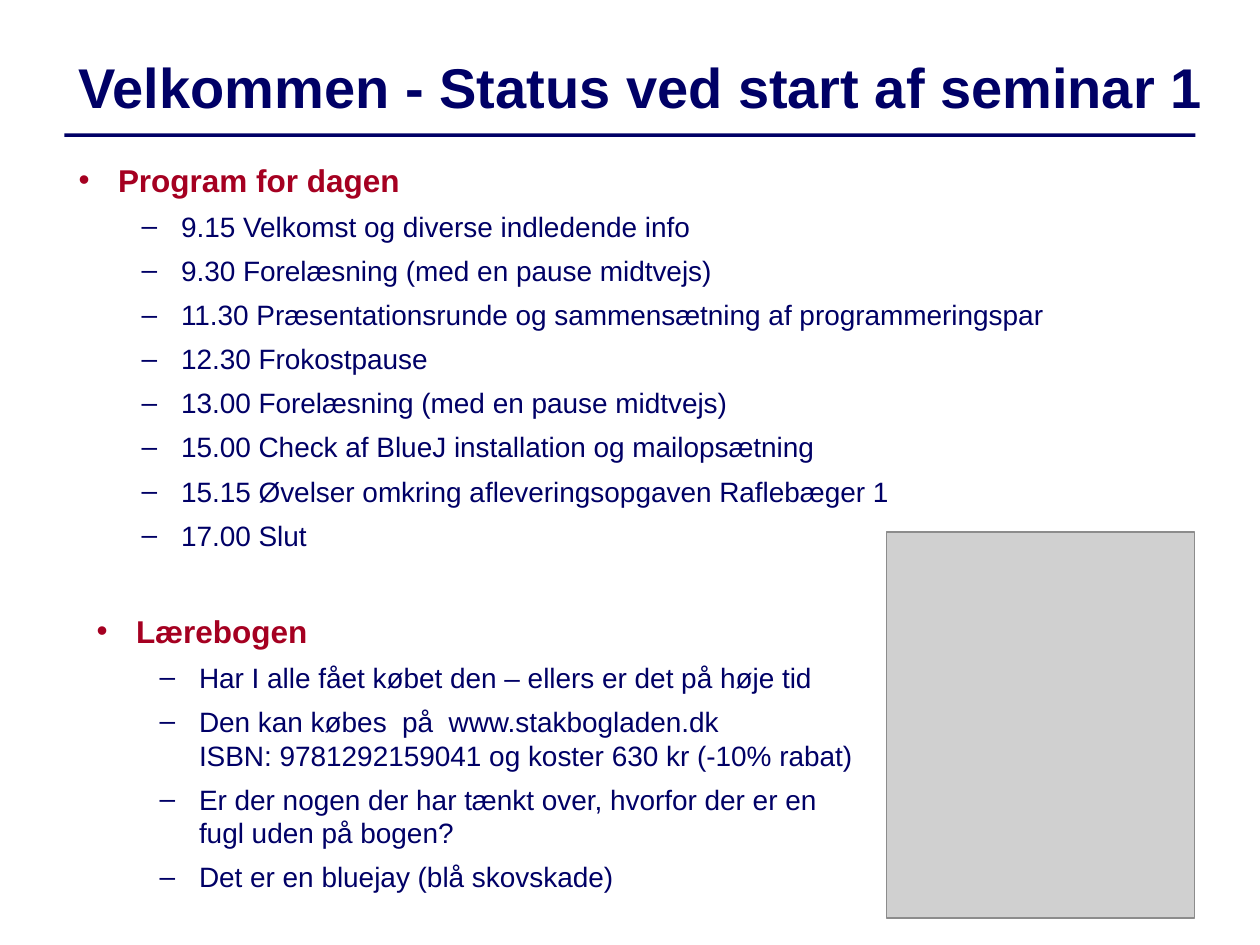
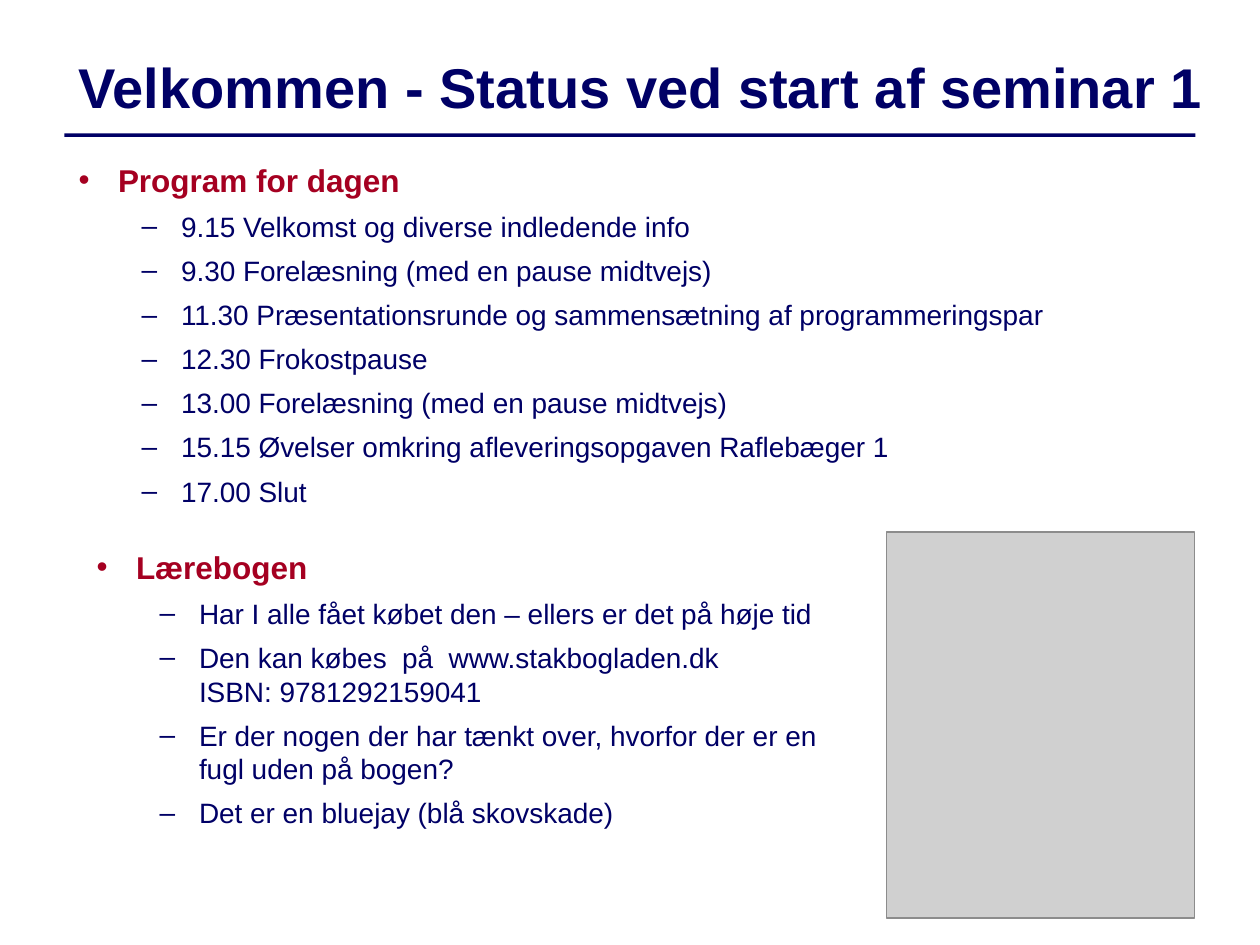
Before and after one commit to IntProgAU/Materiale, a slide deck: slide 1 of web/g25/status/Status1.pptx. Drawn at 1260x945 pixels with LibreOffice and Linux fonts; fonts in the diff are those of the drawing; grey boxes stand for pictures. Boxes give left, top, right and bottom in pixels: in the first picture for what was removed or moved away, otherwise in the second. Text is boxed around its words. In the diff, an @@ line names an element or a change of style, - is before the commit and + after.

```diff
--- a/web/g25/status/Status1.pptx
+++ b/web/g25/status/Status1.pptx
@@ text at box(181, 436, 814, 463): paragraph removed @@
-  – 15.00 Check af BlueJ installation og mailopsætning
@@ text "Lærebogen": place and size @@
-text "Lærebogen" at box(136, 620, 852, 893)
+text "Lærebogen" at box(136, 556, 816, 829)
@@ text at box(199, 646, 719, 703): text changed @@
-  – Den kan købes på www.stakbogladen.dk
-    ISBN: 9781292159041 og koster 630 kr (-10% rabat)
+  – Den kan købes på www.stakbogladen.dk
+    ISBN: 9781292159041
```
Also in this commit, not shown: 8 other slides changed, 1 slide added.
